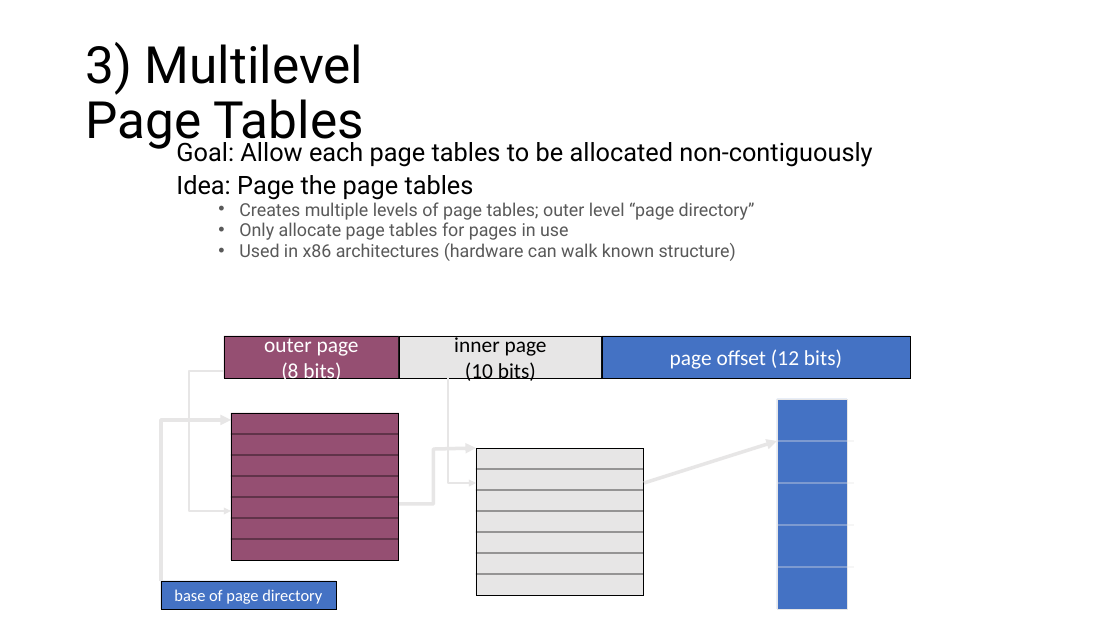
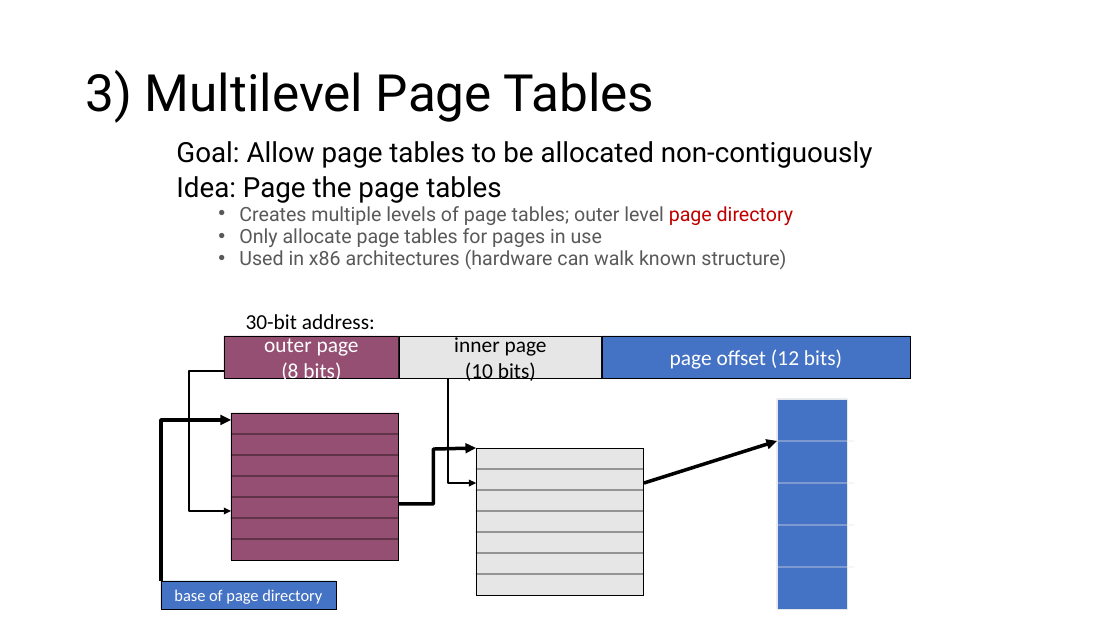
Before and after one commit to ngsrinivas/coursegen, a slide deck: slide 25 of ex/416-F23/staging/416-F23/lectures/06-paging.pptx (slide 26 before the commit). Drawn at 1120x630 pixels with LibreOffice and Linux fonts; fonts in the diff are those of the drawing. Boxes give left, top, right and bottom in pixels: in the first picture for what was removed or moved away, otherwise in the second. Text is boxed around its words. In the diff, an @@ line names an element or a change of style, - is before the commit and + after.

```diff
--- a/ex/416-F23/staging/416-F23/lectures/06-paging.pptx
+++ b/ex/416-F23/staging/416-F23/lectures/06-paging.pptx
@@ title "3) Multilevel Page Tables" rewrapped from [85,42,364,151] to [85,70,655,123] @@
@@ text at [176,141,873,168]: text changed; size 21.7 to 23.8 pt @@
-Goal: Allow each page tables to be allocated non-contiguously
+Goal: Allow page tables to be allocated non-contiguously
@@ text at [176,176,786,269]: size 21.7 to 23.8 pt in "Idea: Page the page tables"; size 15.3 to 16.7 pt in "Only allocate page tables for pages in ...", "Used in x86 architectures (hardware can walk ..." @@
@@ text at [239,206,793,226]: text changed; size 15.3 to 16.7 pt @@
-  • Creates multiple levels of page tables; outer level “page directory”
+  • Creates multiple levels of page tables; outer level page directory
@@ text added at [246,314,375,329], 18.3 pt, text #000000 @@
+30-bit address:
@@ freeform shape at [189,371,231,512]: outline #E7E6E6 2 pt to #000000 2 pt @@
@@ freeform shape at [448,378,476,483]: outline #E7E6E6 2 pt to #000000 2 pt @@
@@ freeform shape at [161,420,231,581]: outline #E7E6E6 3 pt to #000000 3 pt @@
@@ freeform shape at [398,448,476,504]: outline #E7E6E6 3 pt to #000000 3 pt @@
@@ arrow (644, 483) - (777, 441): stroke #E7E6E6 3 pt to #000000 3 pt @@
```
Also in this commit, not shown: 42 other slides changed, 3 slides added, 62 slides removed, 4 other files.
